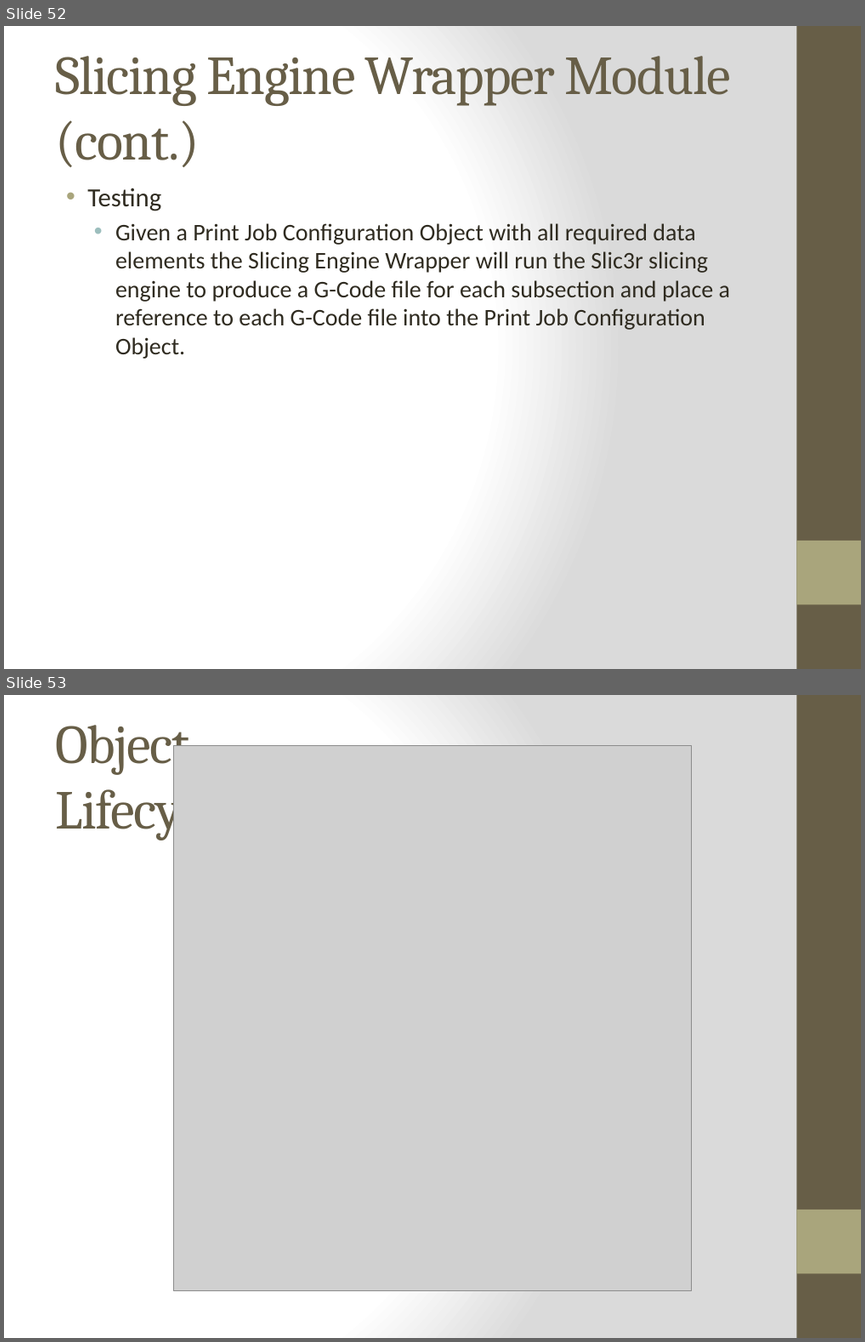
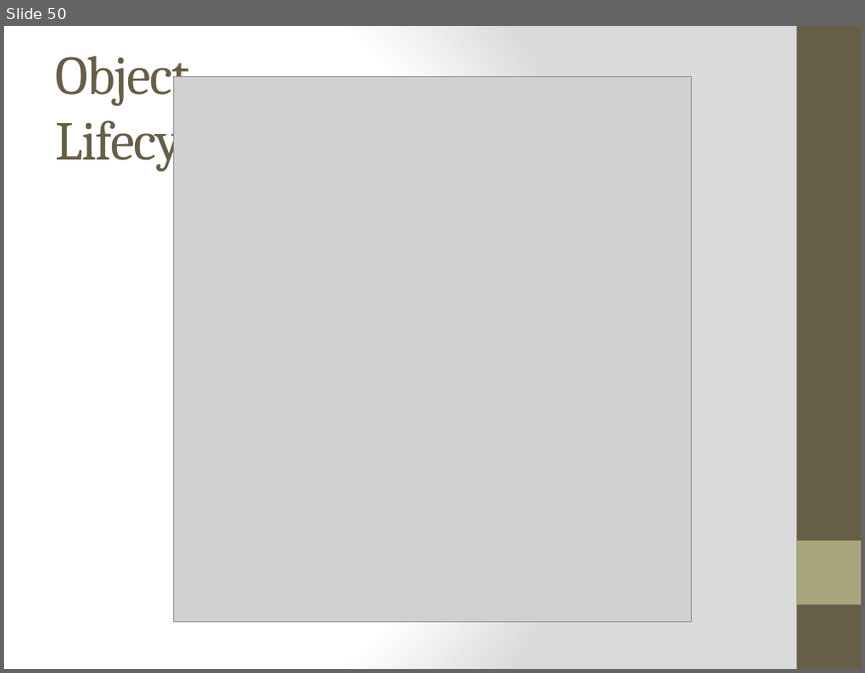
Before and after one commit to qpHalcy0n/SRDesign, a slide deck: DDS Presentation/Team Ink3d DDS.pptx. Shown one above the other, each under a label of ours: slides 52 and 53 before the commit, slide 50 after it. The pictures are 865x1342 and 865x673 pixels, drawn with LibreOffice and Linux fonts; fonts in the diff are those of the drawing; grey boxes stand for pictures. Boxes give left, top, right and bottom in pixels: in the first picture for what was removed or moved away, otherwise in the second. Text is boxed around its words. In the diff, an @@ line names an element or a change of style, - is before the commit and + after.

```diff
--- a/DDS Presentation/Team Ink3d DDS.pptx
+++ b/DDS Presentation/Team Ink3d DDS.pptx
@@ slide 52 removed at (4, 26, 861, 669), background gradient #FFFFFF to #DADADA; not listed: 2 template elements that a slide beside it also shows @@
@@ title removed at (55, 56, 731, 167) @@
-Slicing Engine Wrapper Module (cont.)
@@ text removed at (87, 188, 730, 358) @@
-• Testing
-  • Given a Print Job Configuration Object with all required data elements the Slicing Engine Wrapper will run the Slic3r slicing engine to produce a G-Code file for each subsection and place a reference to each G-Code file into the Print Job Configuration Object.
@@ what was slide 53 is now slide 50 @@
```
Also in this commit, not shown: 1 slide changed, 4 other slides removed.
